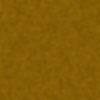
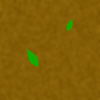
Layered file, before and after one edit (100x100). Changes by layer:
added layer "Layer 2" above "Layer 1" over [27, 18, 73, 67]
